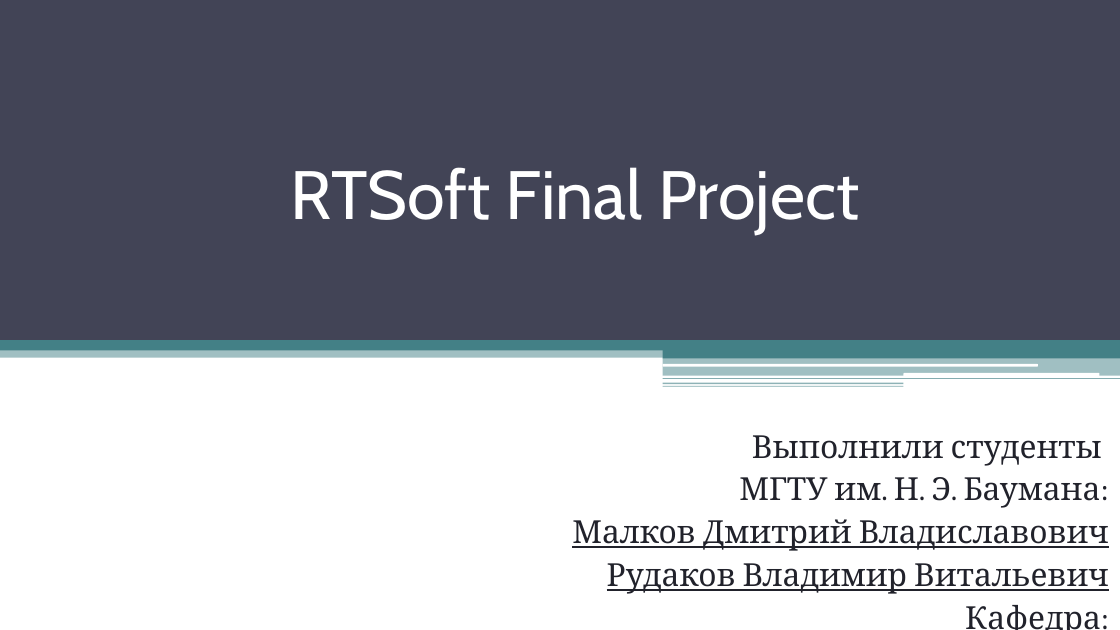
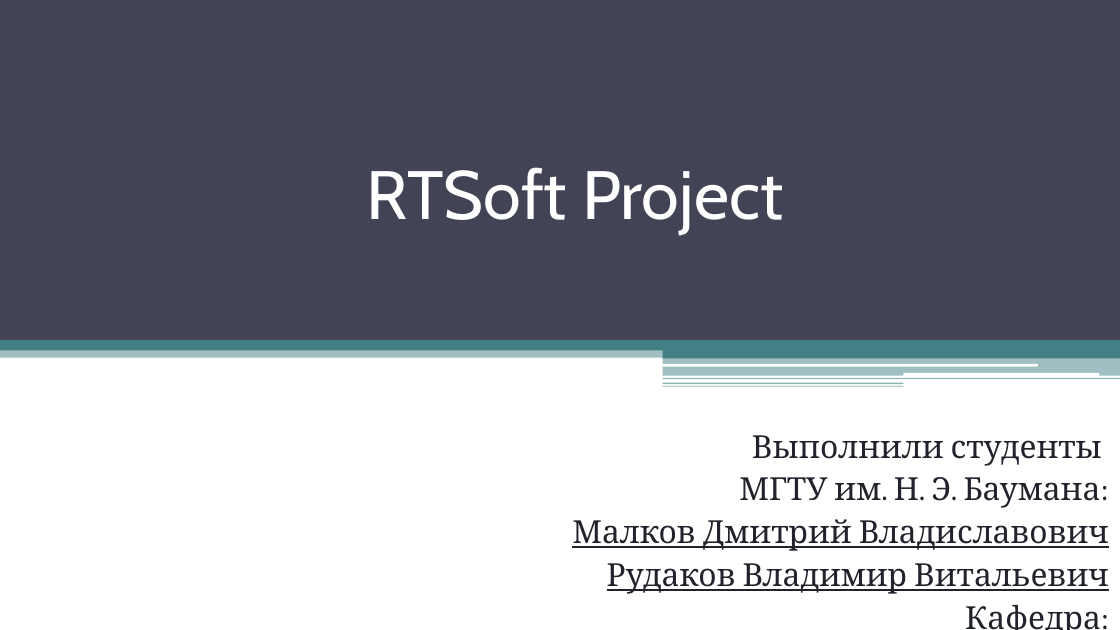
Before and after one commit to Dm1tryS1/RTSoft-project, a slide deck: slide 1 of Presentation.pptx. Drawn at 1120x630 pixels with LibreOffice and Linux fonts; fonts in the diff are those of the drawing. Boxes give left, top, right and bottom in pixels: in the first picture for what was removed or moved away, otherwise in the second. Text is boxed around its words. In the diff, an @@ line names an element or a change of style, - is before the commit and + after.

```diff
--- a/Presentation.pptx
+++ b/Presentation.pptx
@@ title at (367,167,783,234): text changed @@
-RTSoft Final Project
+RTSoft Project
```
Also in this commit, not shown: 3 other slides changed.
